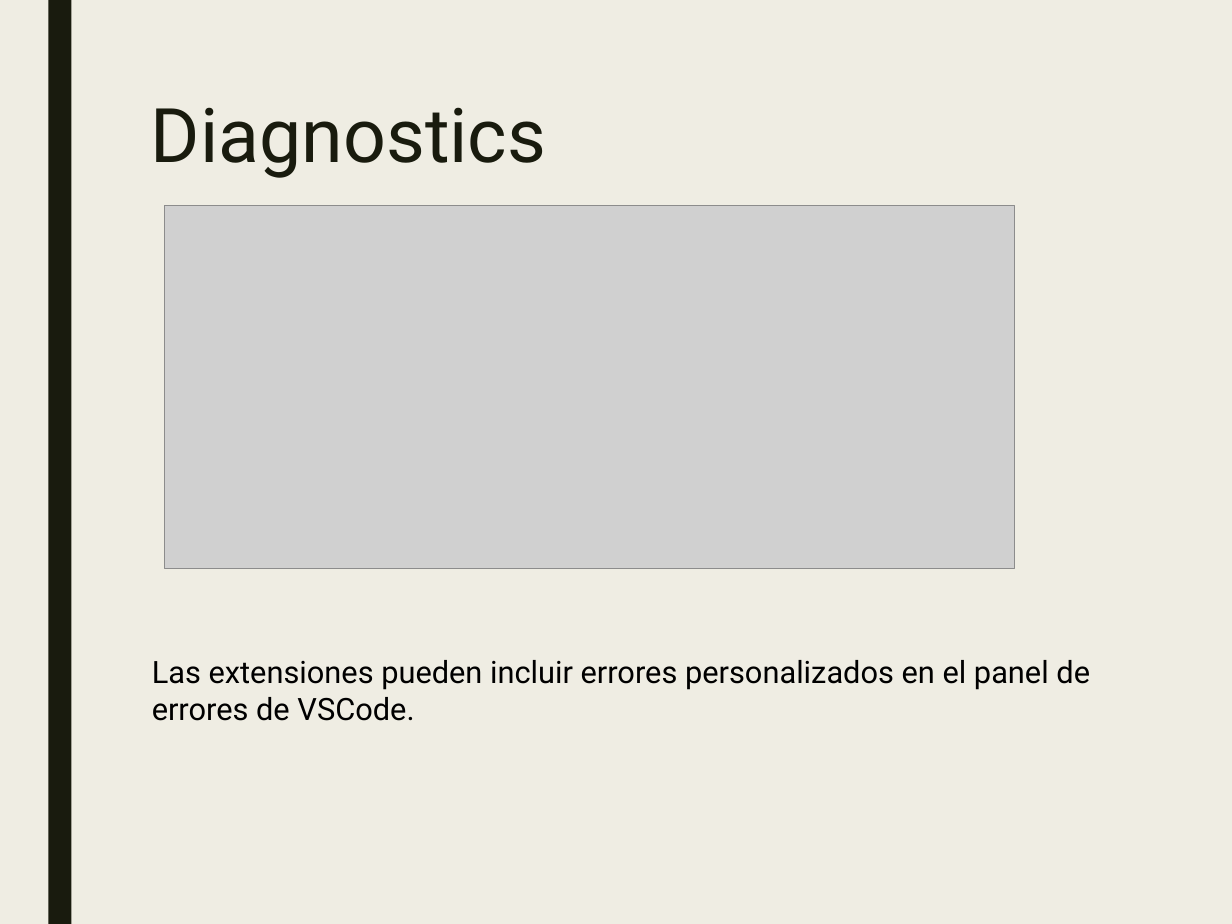
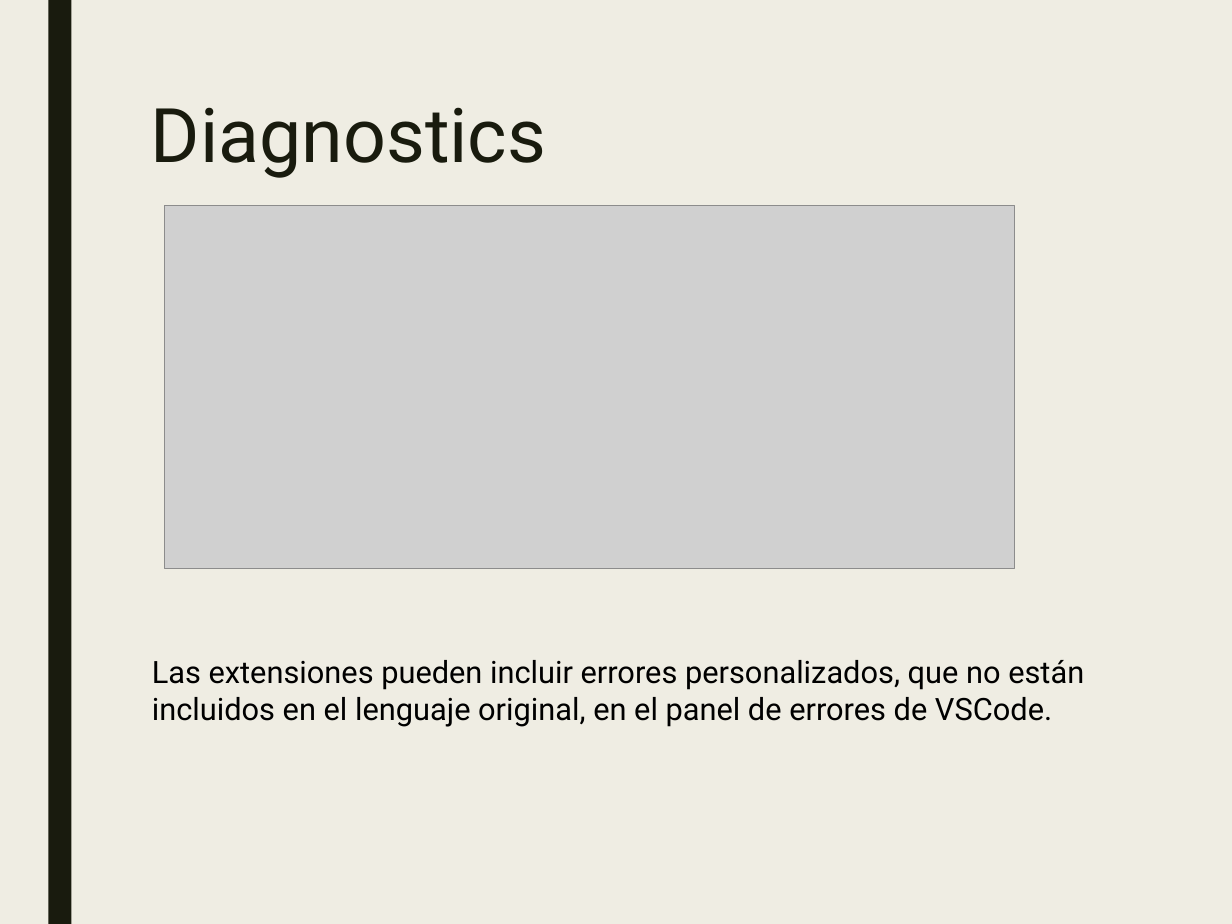
Before and after one commit to JalmarazMartn/dotnetrioja1, a slide deck: slide 13 of VSCODE Extensiones.ppt. Drawn at 1232x924 pixels with LibreOffice and Linux fonts; fonts in the diff are those of the drawing; grey boxes stand for pictures. Boxes give left, top, right and bottom in pixels: in the first picture for what was removed or moved away, otherwise in the second. Text is boxed around its words. In the diff, an @@ line names an element or a change of style, - is before the commit and + after.

```diff
--- a/VSCODE Extensiones.ppt
+++ b/VSCODE Extensiones.ppt
@@ text at <box>152,660,1084,727</box>: text changed @@
-Las extensiones pueden incluir errores personalizados en el panel de errores de VSCode.
+Las extensiones pueden incluir errores personalizados, que no están incluidos en el lenguaje original, en el panel de errores de VSCode.
```
Also in this commit, not shown: 4 other slides changed, 3 slides added, 2 slides removed.
